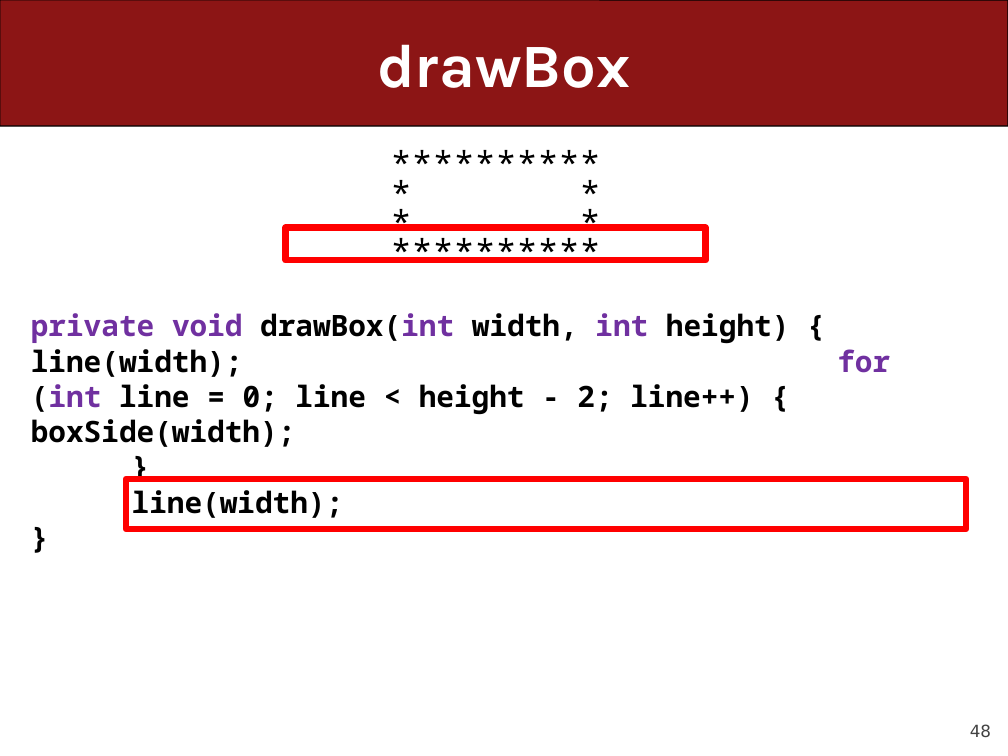
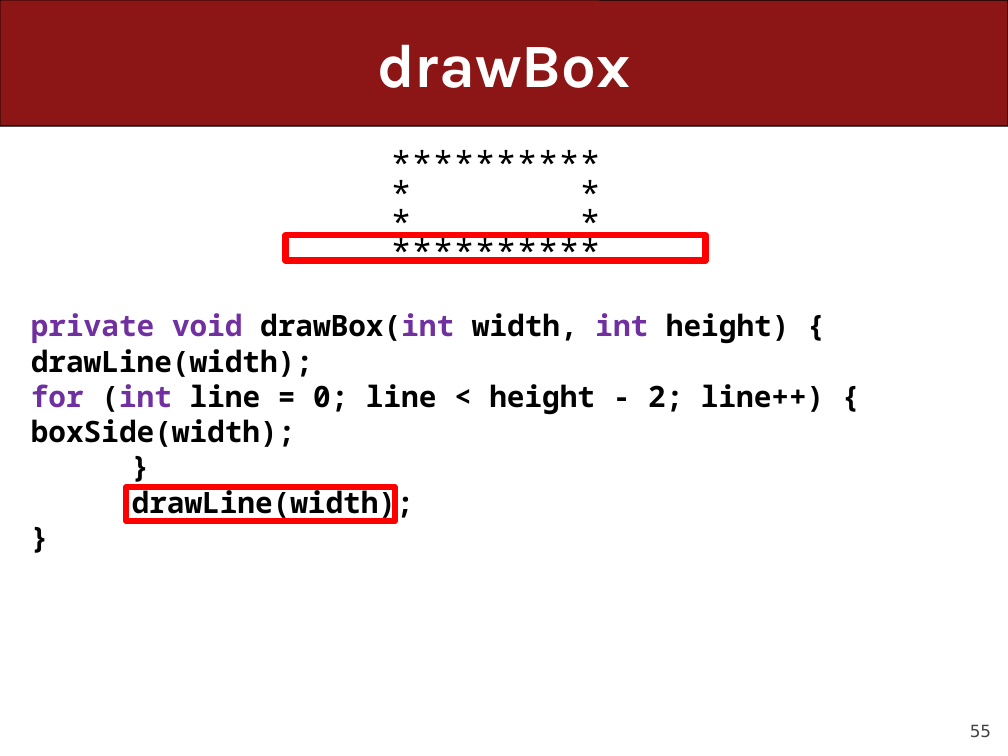
Before and after one commit to ckincaid17/cs106a-summer-2018, a slide deck: slide 55 of WWW/lectures/Lecture7/Lecture7.pptx (slide 48 before the commit). Drawn at 1008x756 pixels with LibreOffice and Linux fonts; fonts in the diff are those of the drawing. Boxes give left, top, right and bottom in pixels: in the first picture for what was removed or moved away, otherwise in the second. Text is boxed around its words. In the diff, an @@ line names an element or a change of style, - is before the commit and + after.

Commit message:
Lecture 7

```diff
--- a/WWW/lectures/Lecture7/Lecture7.pptx
+++ b/WWW/lectures/Lecture7/Lecture7.pptx
@@ rectangle: place and size @@
-rectangle at bbox=[285, 228, 706, 260]
+rectangle at bbox=[285, 235, 706, 260]
@@ text at bbox=[31, 313, 824, 447]: text changed @@
-private void drawBox(int width, int height) { line(width); for (int line = 0; line < height - 2; line++) { boxSide(width);
+private void drawBox(int width, int height) { drawLine(width); for (int line = 0; line < height - 2; line++) { boxSide(width);
@@ rectangle removed at bbox=[126, 479, 966, 529] @@
@@ rectangle added at bbox=[126, 487, 395, 520], outline #FF0000 4.5 pt @@
@@ text at bbox=[132, 486, 414, 521]: text changed @@
-line(width);
+drawLine(width);
@@ page number at bbox=[970, 724, 991, 738]: text changed @@
-48
+55
```
Also in this commit, not shown: 24 other slides changed, 14 slides added, 8 slides removed, 3 other files.
